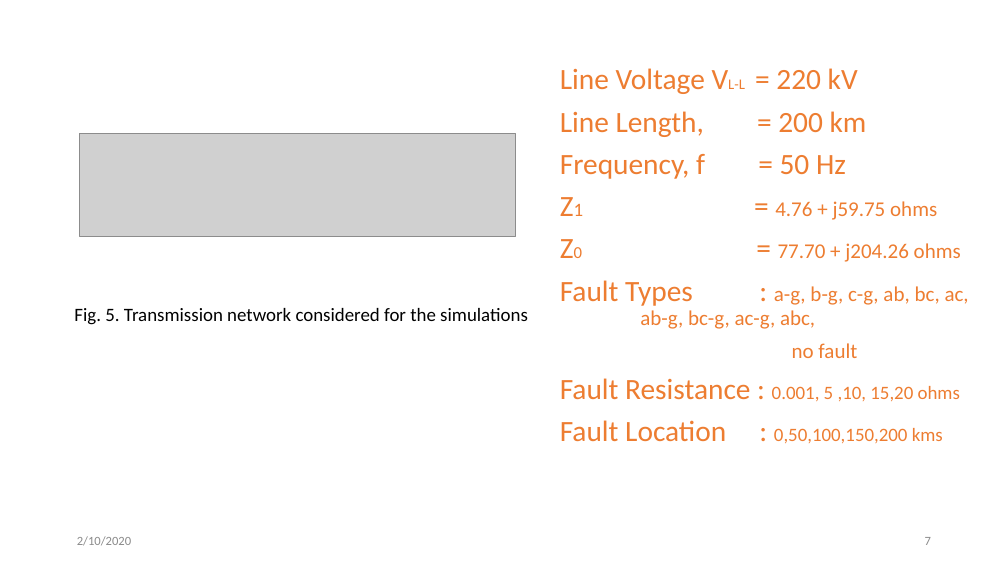
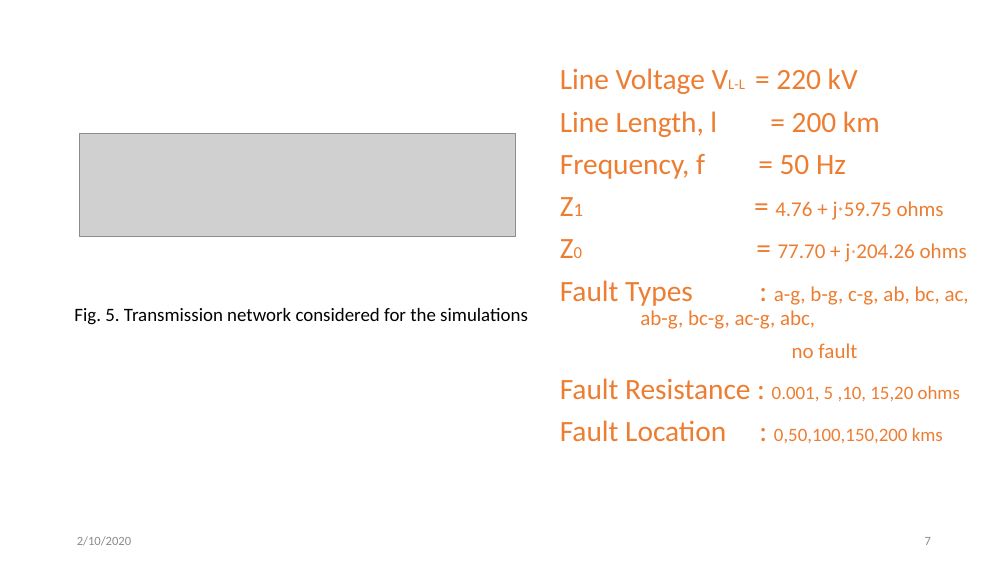
Before and after one commit to svec-final-year-project-eee/Project, a slide deck: slide 7 of Reviews/second review/Second Oral Presentation.pptx. Drawn at 1008x567 pixels with LibreOffice and Linux fonts; fonts in the diff are those of the drawing; grey boxes stand for pictures. Boxes give left, top, right and bottom in pixels: in the first picture for what was removed or moved away, otherwise in the second. Text is boxed around its words. In the diff, an @@ line names an element or a change of style, - is before the commit and + after.

```diff
--- a/Reviews/second review/Second Oral Presentation.pptx
+++ b/Reviews/second review/Second Oral Presentation.pptx
@@ text at (560, 111, 880, 137): text changed @@
-Line Length, = 200 km
+Line Length, l = 200 km
@@ text at (775, 201, 967, 262): text changed @@
-Z1 = 4.76 + j59.75 ohms
-Z0 = 77.70 + j204.26 ohms
+Z1 = 4.76 + j*59.75 ohms
+Z0 = 77.70 + j*204.26 ohms
```
Also in this commit, not shown: 6 other slides changed, 1 slide removed.
